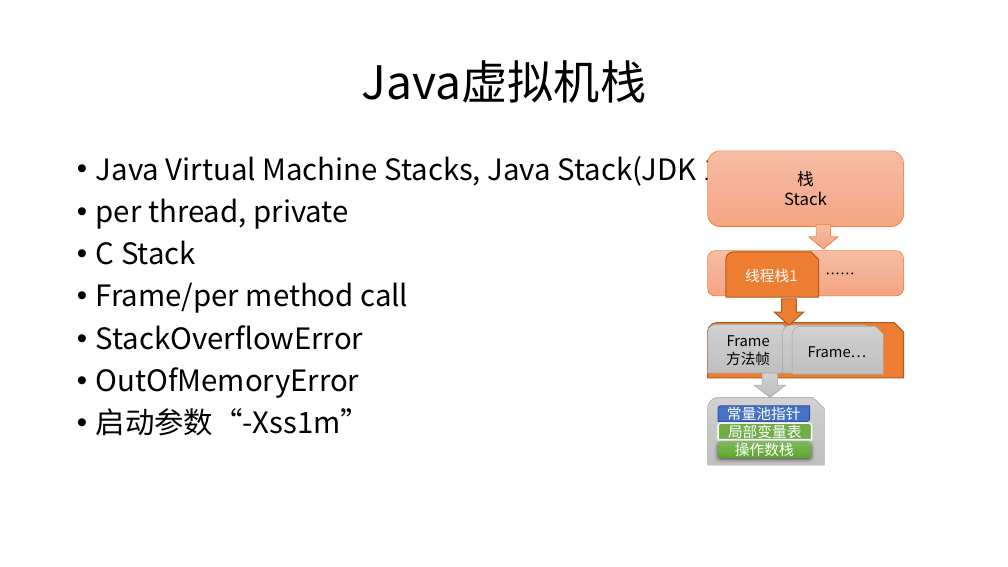
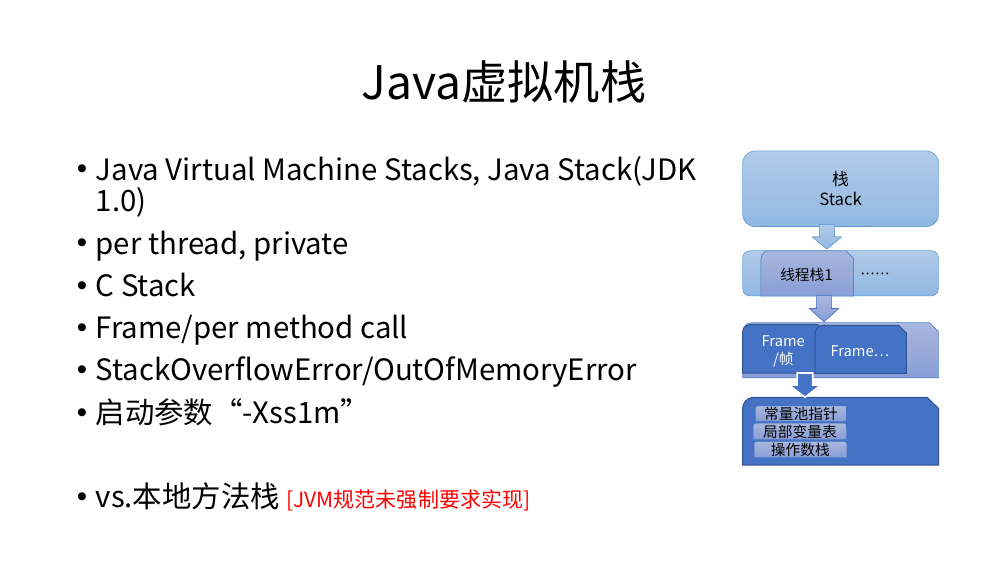
Before and after one commit to cncounter/translation, a slide deck: slide 22 of tiemao_2019/25_jvm_toc/01.JVM体系结构概述.pptx (slide 9 before the commit). Drawn at 1008x567 pixels with LibreOffice and Linux fonts; fonts in the diff are those of the drawing. Boxes give left, top, right and bottom in pixels: in the first picture for what was removed or moved away, otherwise in the second. Text is boxed around its words. In the diff, an @@ line names an element or a change of style, - is before the commit and + after.

```diff
--- a/tiemao_2019/25_jvm_toc/01.JVM体系结构概述.pptx
+++ b/tiemao_2019/25_jvm_toc/01.JVM体系结构概述.pptx
@@ down arrow: place and size @@
-down arrow at [809, 225, 839, 249]
+down arrow at [813, 225, 842, 249]
@@ fill gradient #F7BDA5 to #F5B196 to #F8A582 to gradient #B1CBE9 to #A3C1E5 to #93B9E4; outline #ED7D31 0.5 pt to #5B9BD5 0.5 pt in 3 elements at [743, 151, 938, 227], [813, 225, 842, 249], [743, 251, 938, 296] @@
@@ snip round rect "线程栈1" at [761, 251, 854, 296]: text colour #FFFFFF to #000000; fill #ED7D31 to gradient #A8B7DF to #9AABD9 to #889ED7; outline #AF5C24 1 pt to #4472C4 0.5 pt @@
@@ down arrow at [810, 296, 839, 322]: fill #ED7D31 to gradient #A8B7DF to #9AABD9 to #889ED7; outline #AF5C24 1 pt to #4472C4 0.5 pt @@
@@ down arrow: place and size @@
-down arrow at [774, 299, 804, 325]
+down arrow at [810, 296, 839, 322]
@@ 3 snip round rects, 2 rounded rectangles, 2 round same rects, 1 round diag rect, 1 down arrow: place and size @@
-3 snip round rects, 2 rounded rectangles, 2 round same rects, 1 round diag rect, 1 down arrow at [708, 151, 904, 457]
+3 snip round rects, 2 rounded rectangles, 2 round same rects, 1 round diag rect, 1 down arrow at [743, 151, 938, 457]
@@ snip round rect "Frame" at [743, 324, 826, 373]: fill gradient #D2D2D2 to #C8C8C8 to #C0C0C0 to #4472C4; outline #A5A5A5 0.5 pt to #325491 1 pt @@
@@ snip round rect at [743, 323, 938, 378]: fill #ED7D31 to gradient #A8B7DF to #9AABD9 to #889ED7; outline #AF5C24 1 pt to #4472C4 0.5 pt @@
@@ snip round rect removed at [783, 325, 874, 374] @@
-Frame…
@@ snip round rect "Frame…": place and size @@
-snip round rect "Frame…" at [792, 327, 884, 375]
+snip round rect "Frame…" at [815, 325, 907, 374]
@@ snip round rect "Frame…" at [815, 325, 907, 374]: text colour #000000 to #FFFFFF; fill gradient #D2D2D2 to #C8C8C8 to #C0C0C0 to #4472C4; outline #A5A5A5 0.5 pt to #325491 1 pt @@
@@ text at [96, 356, 637, 387]: text changed @@
-• StackOverflowError
-• OutOfMemoryError
+• StackOverflowError/OutOfMemoryError
@@ text in snip round rect at [762, 335, 805, 346]: text colour #000000 to #FFFFFF in "Frame" @@
@@ text in snip round rect at [773, 351, 793, 367]: text changed; text colour #000000 to #FFFFFF @@
-方法帧
+/帧
@@ down arrow at [789, 373, 820, 397]: fill gradient #D2D2D2 to #C8C8C8 to #C0C0C0 to #4472C4; outline #A5A5A5 0.5 pt to #FFFFFF 1.5 pt @@
@@ snip round rect at [743, 398, 938, 466]: fill gradient #D2D2D2 to #C8C8C8 to #C0C0C0 to #4472C4; outline #A5A5A5 0.5 pt to #325491 1 pt @@
@@ snip round rect: place and size @@
-snip round rect at [708, 398, 824, 466]
+snip round rect at [743, 398, 938, 466]
@@ round diag rect "常量池指针" at [755, 406, 847, 422]: text colour #FFFFFF to #000000; fill #4472C4 to gradient #A8B7DF to #9AABD9 to #889ED7; outline #325491 1 pt to #4472C4 0.5 pt @@
@@ round same rect "局部变量表" at [753, 423, 847, 440]: text colour #FFFFFF to #000000; fill #70AD47 to gradient #A8B7DF to #9AABD9 to #889ED7; outline #FFFFFF 1.5 pt to #4472C4 0.5 pt @@
@@ round same rect "操作数栈" at [754, 442, 847, 457]: text colour #FFFFFF to #000000; fill gradient #81B861 to #6FB242 to #62A336 to gradient #A8B7DF to #9AABD9 to #889ED7; outline none to #4472C4 0.5 pt; shadow off @@
@@ text at [96, 482, 530, 511]: paragraph added @@
+• vs.本地方法栈 [JVM规范未强制要求实现]
```
Also in this commit, not shown: 15 other slides changed, 26 slides added, 11 slides removed, 5 other files.
